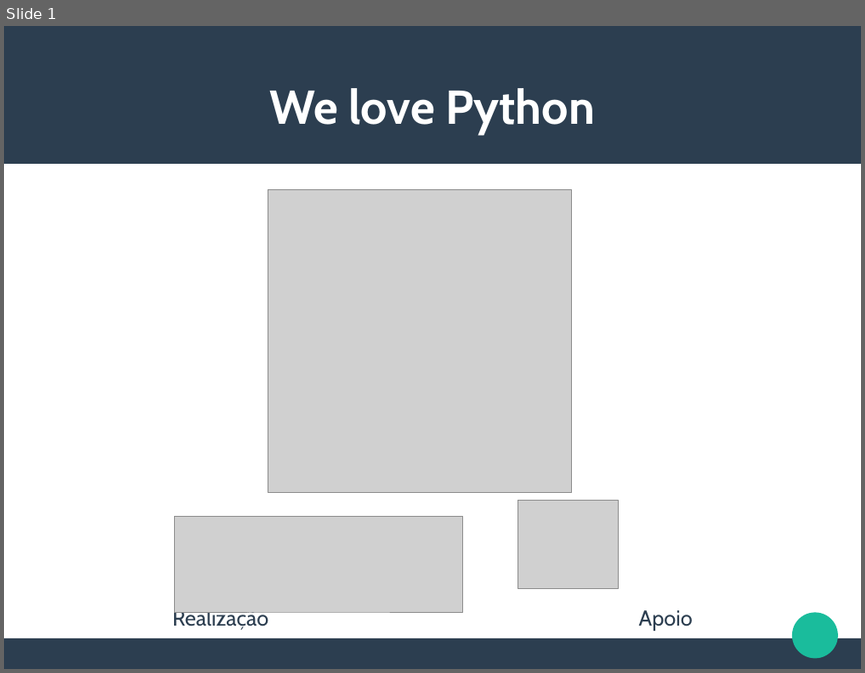
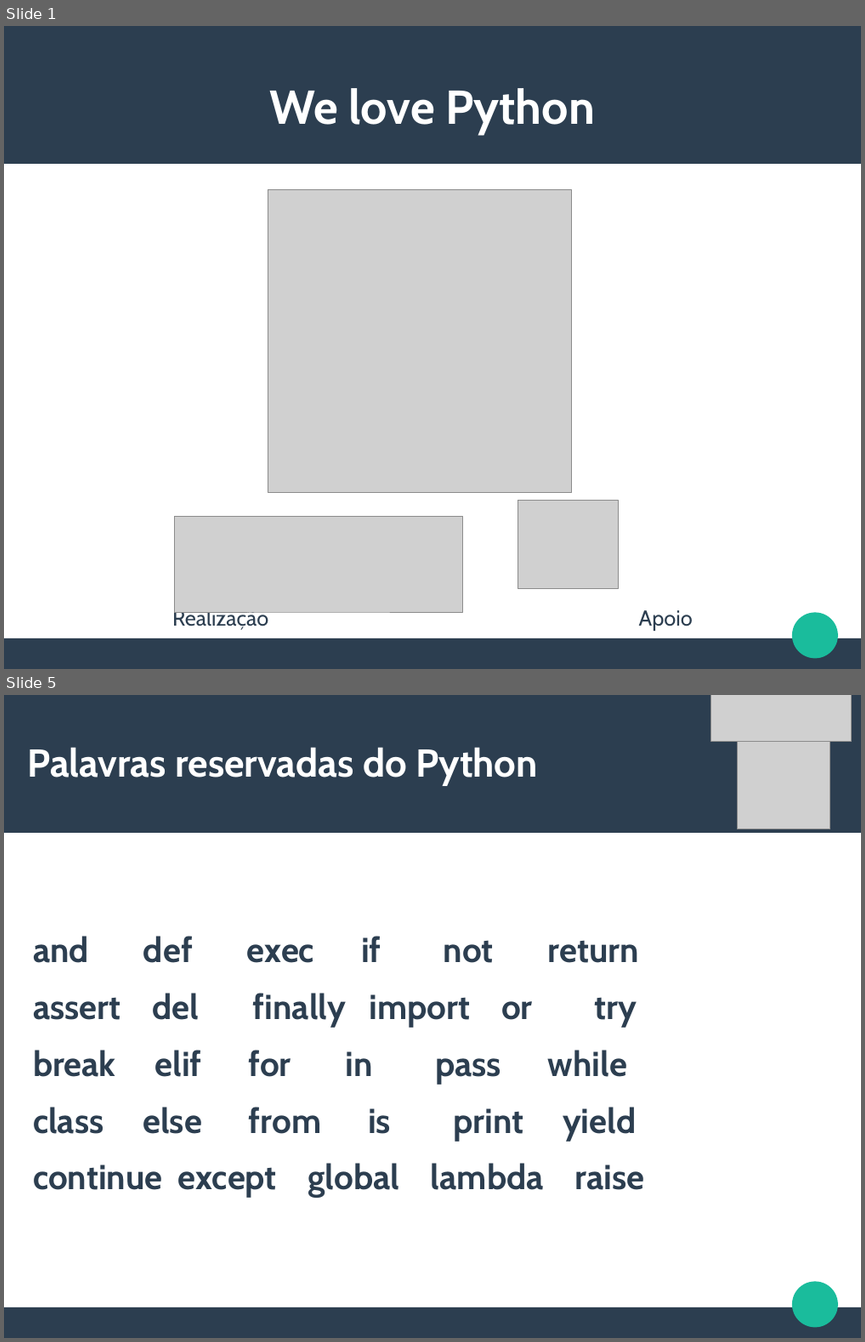
Before and after one commit to CalicoUFSC/minicurso-python, a slide deck: Aula1/Aula1.odp. Shown one above the other, each under a label of ours: slide 1 before the commit, slides 1 and 5 after it; the slides between them are not shown. The pictures are 865x673 and 865x1342 pixels, drawn with LibreOffice and Linux fonts; fonts in the diff are those of the drawing; grey boxes stand for pictures. Boxes give left, top, right and bottom in pixels: in the first picture for what was removed or moved away, otherwise in the second. Text is boxed around its words. In the diff, an @@ line names an element or a change of style, - is before the commit and + after.

```diff
--- a/Aula1/Aula1.odp
+++ b/Aula1/Aula1.odp
@@ slide 5 added at [4, 695, 861, 1338], background #FFFFFF; not listed: 3 template elements that a slide beside it also shows @@
@@ picture added at [711, 695, 851, 742] @@
@@ picture added at [738, 736, 830, 829] @@
@@ title added at [27, 747, 538, 786], 36 pt, text #FFFFFF, bold @@
+Palavras reservadas do Python
@@ text added at [33, 936, 644, 1197], 32 pt, text #2C3E50, bold @@
+and def exec if not return
+assert del finally import or try
+break elif for in pass while
+class else from is print yield
+continue except global lambda raise
```
Also in this commit, not shown: 1 slide changed, 13 other slides added, 1 slide removed, 1 other file.
